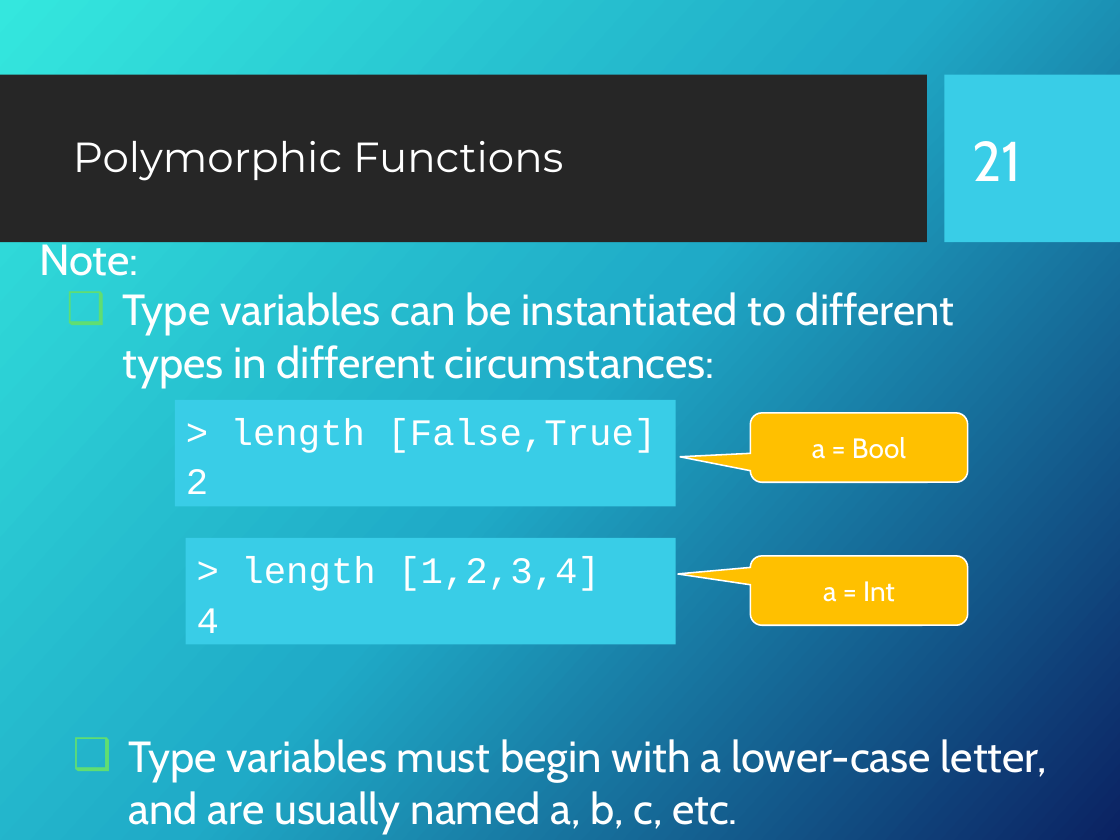
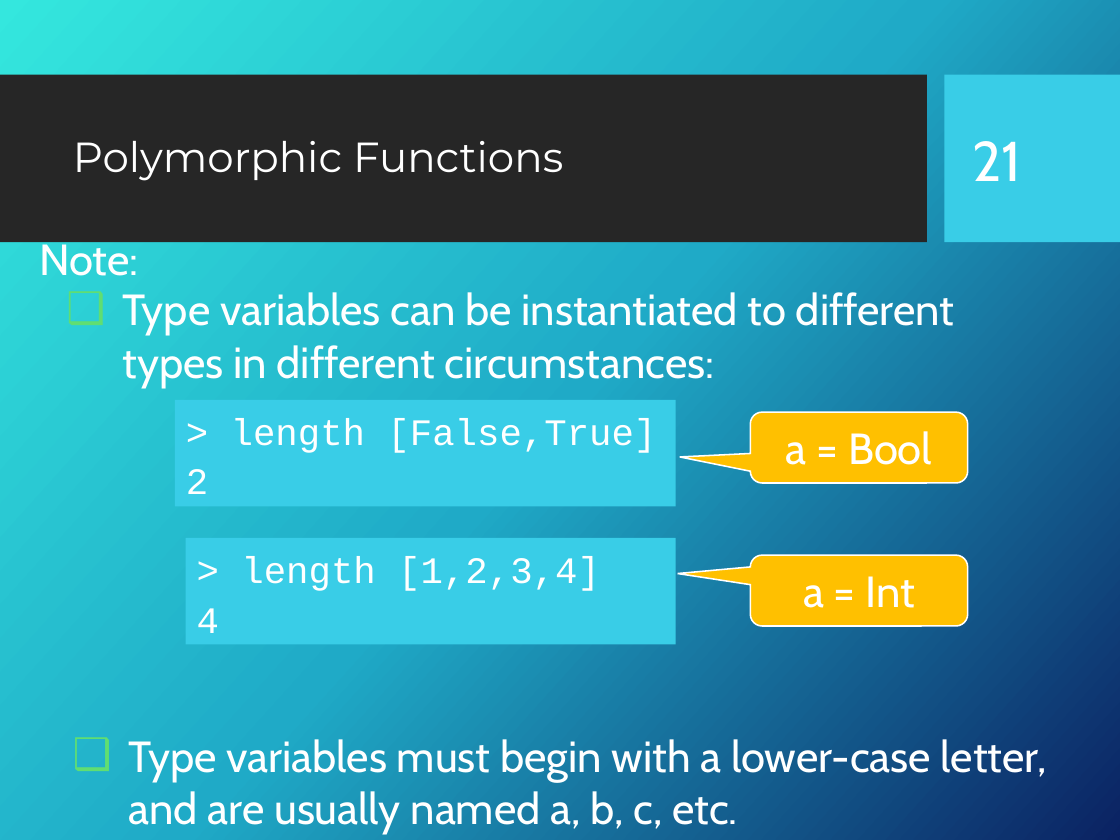
Before and after one commit to Fun-Prog-26/fun-prog-26, a slide deck: slide 22 of topic03-types-and-classes/unit-03a-lectures/talk-1/a-types-and-classes.pptx. Drawn at 1120x840 pixels with LibreOffice and Linux fonts; fonts in the diff are those of the drawing; background and template pictures are left out. Boxes give left, top, right and bottom in pixels: in the first picture for what was removed or moved away, otherwise in the second. Text is boxed around its words. In the diff, an @@ line names an element or a change of style, - is before the commit and + after.

```diff
--- a/topic03-types-and-classes/unit-03a-lectures/talk-1/a-types-and-classes.pptx
+++ b/topic03-types-and-classes/unit-03a-lectures/talk-1/a-types-and-classes.pptx
@@ rounded speech box "a = Bool" at [750, 412, 968, 483]: size 18 to 28 pt @@
@@ rounded speech box "a = Int" at [750, 556, 968, 626]: size 18 to 28 pt @@
```
Also in this commit, not shown: 10 other slides changed, 3 other files.
